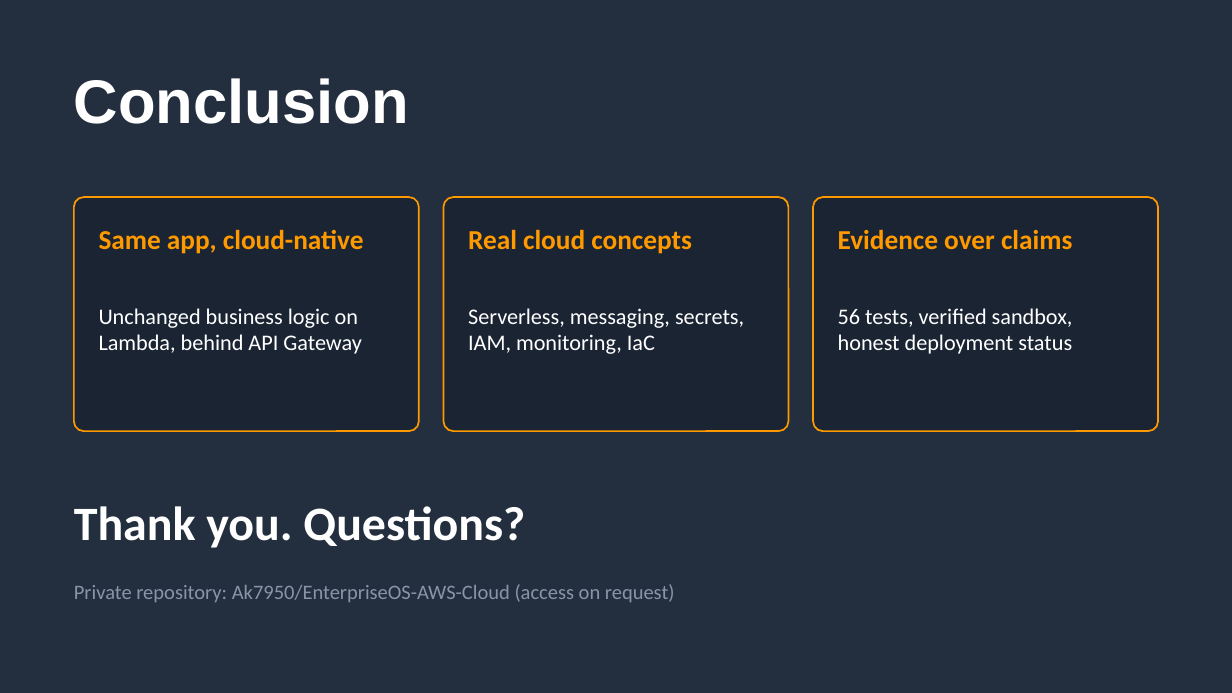
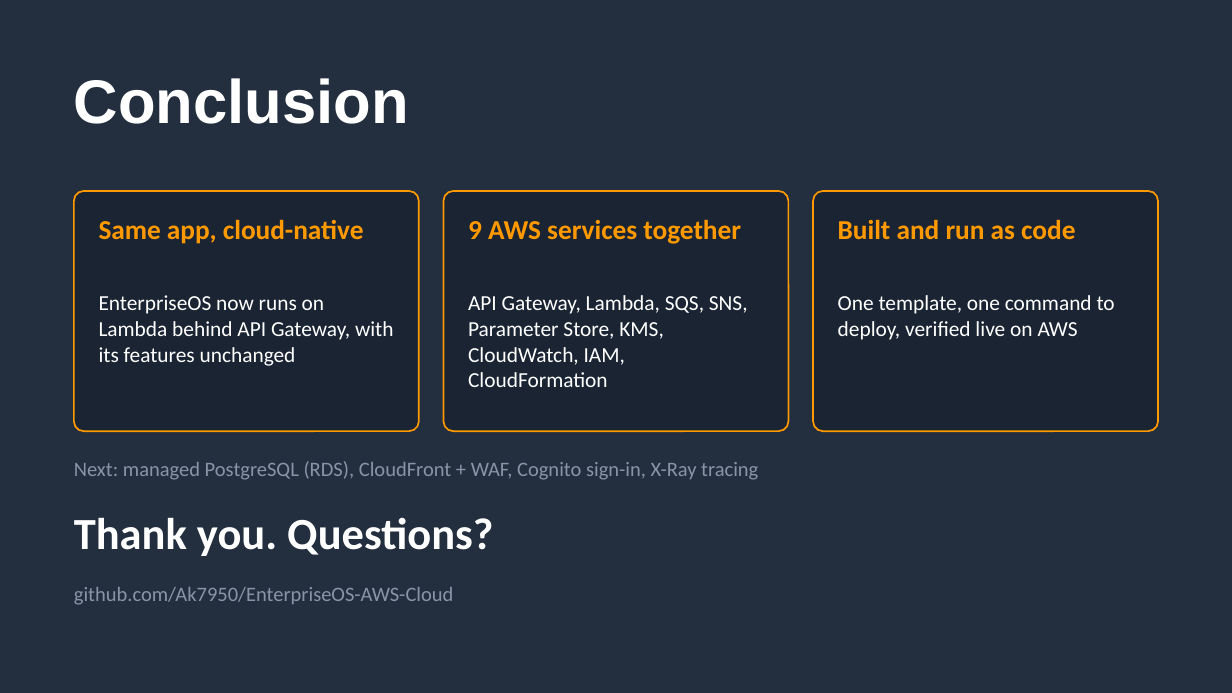
Before and after one commit to Ak7950/EnterpriseOS-AWS-Cloud, a slide deck: slide 14 of presentation/EnterpriseOS-AWS-Presentation.pptx (slide 10 before the commit). Drawn at 1232x693 pixels with LibreOffice and Linux fonts; fonts in the diff are those of the drawing. Boxes give left, top, right and bottom in pixels: in the first picture for what was removed or moved away, otherwise in the second. Text is boxed around its words. In the diff, an @@ line names an element or a change of style, - is before the commit and + after.

```diff
--- a/presentation/EnterpriseOS-AWS-Presentation.pptx
+++ b/presentation/EnterpriseOS-AWS-Presentation.pptx
@@ rounded rectangle: place and size @@
-rounded rectangle at (74,197,419,431)
+rounded rectangle at (74,191,419,431)
@@ rounded rectangle: place and size @@
-rounded rectangle at (444,197,788,431)
+rounded rectangle at (444,191,788,431)
@@ proportions changed in 3 elements at (74,191,419,431), (444,191,788,431), (813,191,1158,431) @@
@@ rounded rectangle: place and size @@
-rounded rectangle at (813,197,1158,431)
+rounded rectangle at (813,191,1158,431)
@@ text "Same app, cloud-native": place and size @@
-text "Same app, cloud-native" at (99,229,364,254)
+text "Same app, cloud-native" at (99,219,364,244)
@@ text at (468,219,741,244): text changed @@
-Real cloud concepts
+9 AWS services together
@@ text at (838,219,1075,240): text changed @@
-Evidence over claims
+Built and run as code
@@ text at (99,295,394,366): text changed; size 13 to 12.5 pt @@
-Unchanged business logic on Lambda, behind API Gateway
+EnterpriseOS now runs on Lambda behind API Gateway, with its features unchanged
@@ text at (468,295,748,387): text changed; size 13 to 12.5 pt @@
-Serverless, messaging, secrets, IAM, monitoring, IaC
+API Gateway, Lambda, SQS, SNS, Parameter Store, KMS, CloudWatch, IAM, CloudFormation
@@ text at (838,295,1115,340): text changed; size 13 to 12.5 pt @@
-56 tests, verified sandbox, honest deployment status
+One template, one command to deploy, verified live on AWS
@@ text added at (74,461,758,480), 12 pt, text #8A94A6 @@
+Next: managed PostgreSQL (RDS), CloudFront + WAF, Cognito sign-in, X-Ray tracing
@@ text "Thank you. Questions?": place and size @@
-text "Thank you. Questions?" at (74,506,525,548)
+text "Thank you. Questions?" at (74,517,493,556)
@@ text "Thank you. Questions?" at (74,517,493,556): size 28 to 26 pt @@
@@ text at (74,587,454,605): text changed @@
-Private repository: Ak7950/EnterpriseOS-AWS-Cloud (access on request)
+github.com/Ak7950/EnterpriseOS-AWS-Cloud
```
Also in this commit, not shown: 2 other slides changed, 10 slides added, 6 slides removed, 16 other files.
